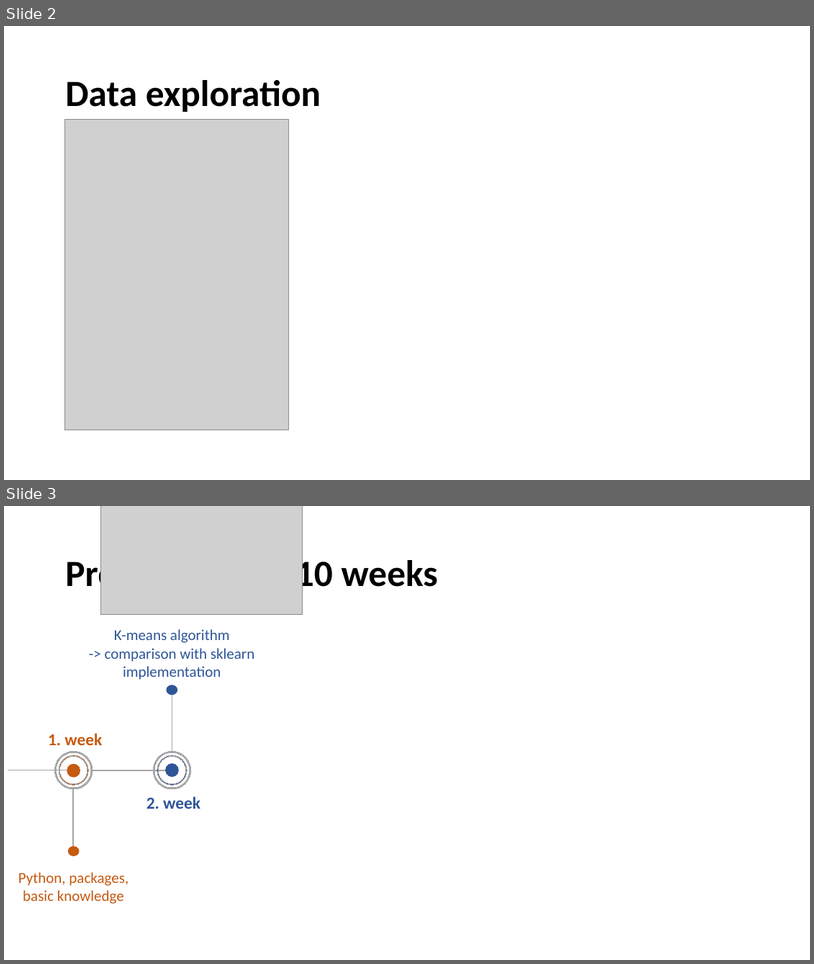
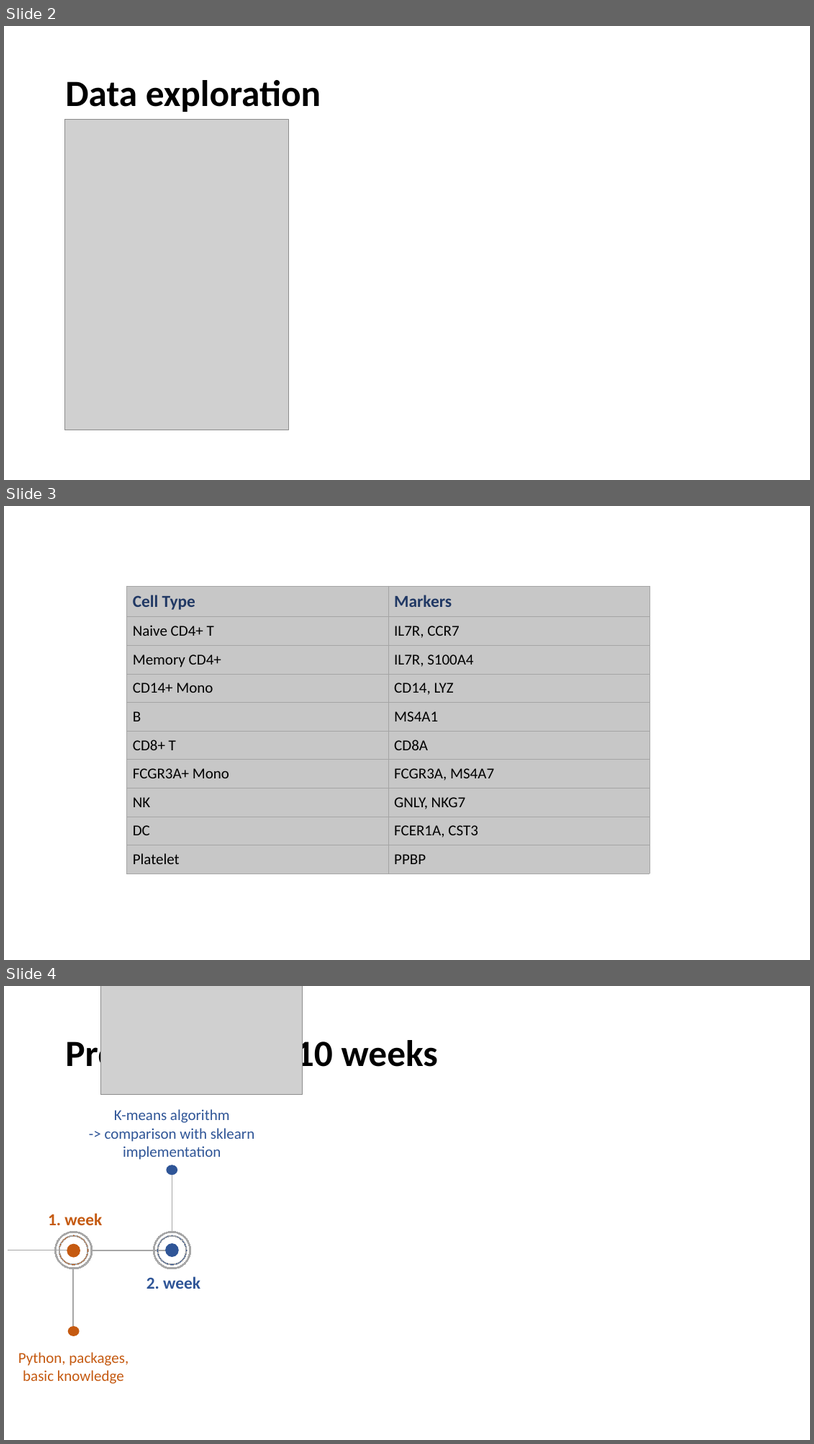
Before and after one commit to datascience-mobi/group-01-project-4-1, a slide deck: K-means clustering.pptx. Shown one above the other, each under a label of ours: slides 2 and 3 before the commit, slides 2, 3 and 4 after it. The pictures are 814x964 and 814x1444 pixels, drawn with LibreOffice and Linux fonts; fonts in the diff are those of the drawing; grey boxes stand for pictures. Boxes give left, top, right and bottom in pixels: in the first picture for what was removed or moved away, otherwise in the second. Text is boxed around its words. In the diff, an @@ line names an element or a change of style, - is before the commit and + after.

```diff
--- a/K-means clustering.pptx
+++ b/K-means clustering.pptx
@@ slide 3 added at [4,506,810,960], background #FFFFFF @@
@@ table added at [127,586,651,873], 10 rows, 2 columns @@
+Cell Type | Markers
+Naive CD4+ T | IL7R, CCR7
+Memory CD4+ | IL7R, S100A4
+CD14+ Mono | CD14, LYZ
+B | MS4A1
+CD8+ T | CD8A
+FCGR3A+ Mono | FCGR3A, MS4A7
+NK | GNLY, NKG7
+DC | FCER1A, CST3
+Platelet | PPBP
@@ what was slide 3 is now slide 4 @@
```
Also in this commit, not shown: 1 slide changed.
